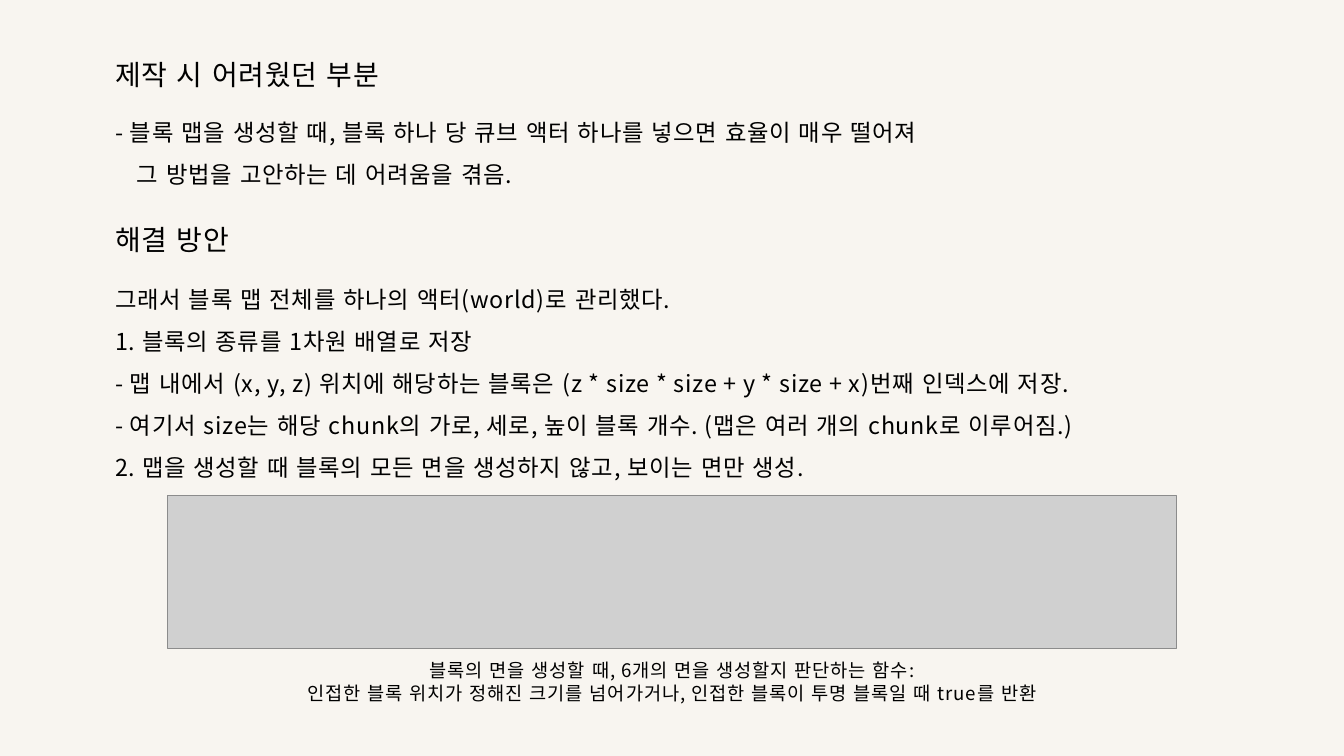
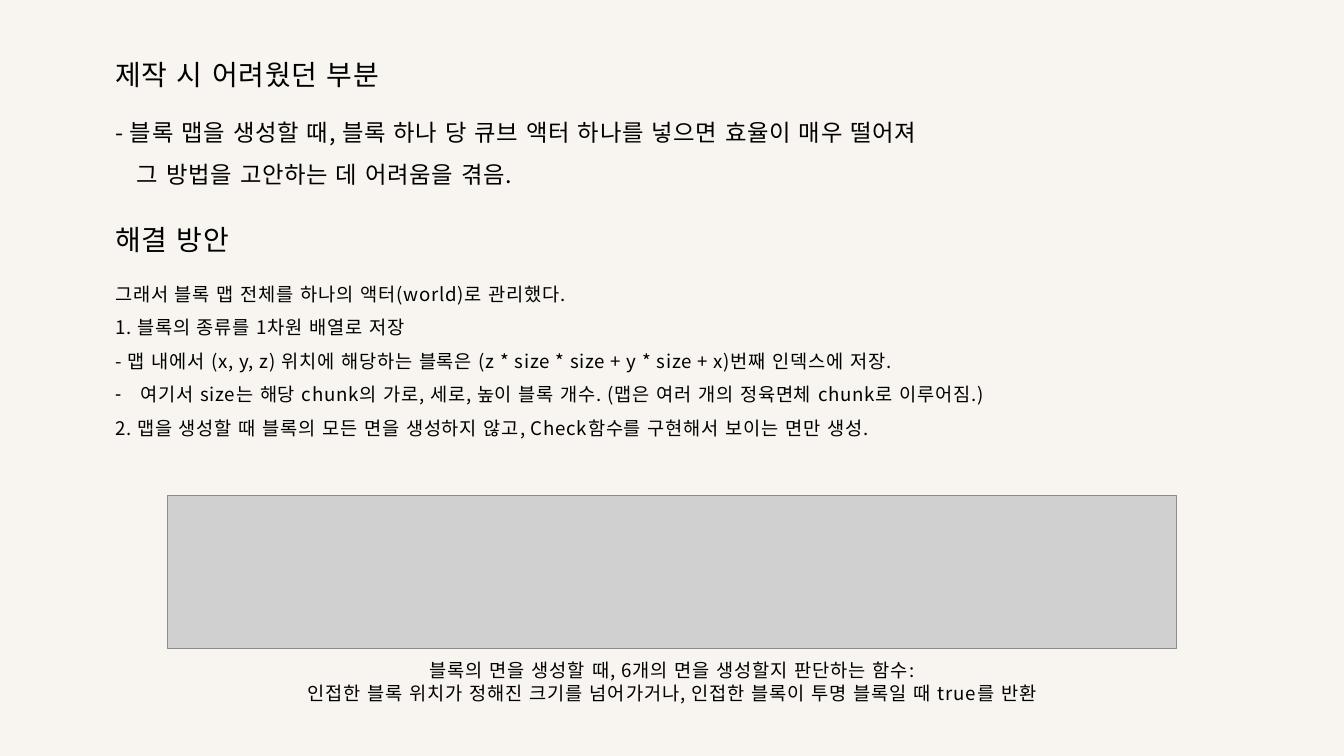
Before and after one commit to 9yu22/Blockers, a slide deck: slide 5 of 포트폴리오/언리얼_클라_오다은.pptx (slide 4 before the commit). Drawn at 1344x756 pixels with LibreOffice and Linux fonts; fonts in the diff are those of the drawing; grey boxes stand for pictures. Boxes give left, top, right and bottom in pixels: in the first picture for what was removed or moved away, otherwise in the second. Text is boxed around its words. In the diff, an @@ line names an element or a change of style, - is before the commit and + after.

```diff
--- a/포트폴리오/언리얼_클라_오다은.pptx
+++ b/포트폴리오/언리얼_클라_오다은.pptx
@@ text at (115,285,891,373): size 25 to 20 pt in "그래서 블록 맵 전체를 하나의 액터(world)로 관리했다.", "1. 블록의 종류를 1차원 배열로 저장", "- 맵 내에서 (x, y, z) 위치에 ..." @@
@@ text at (115,385,984,439): text changed; size 25 to 20 pt @@
-- 여기서 size는 해당 chunk의 가로, 세로, 높이 블록 개수. (맵은 여러 개의 chunk로 이루어짐.)
-2. 맵을 생성할 때 블록의 모든 면을 생성하지 않고, 보이는 면만 생성.
+– 여기서 size는 해당 chunk의 가로, 세로, 높이 블록 개수. (맵은 여러 개의 정육면체 chunk로 이루어짐.)
+2. 맵을 생성할 때 블록의 모든 면을 생성하지 않고, Check함수를 구현해서 보이는 면만 생성.
```
Also in this commit, not shown: 2 other slides changed, 2 slides added, 1 other file.
